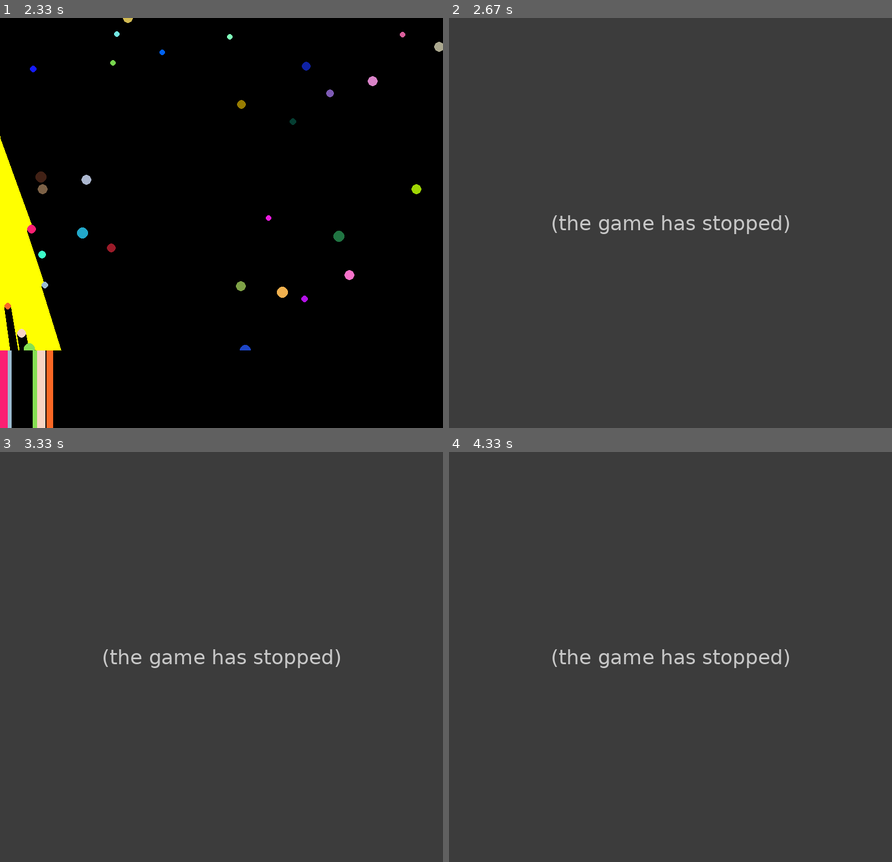
Above: before the commit, frames 1-4 (two rows, left to right).
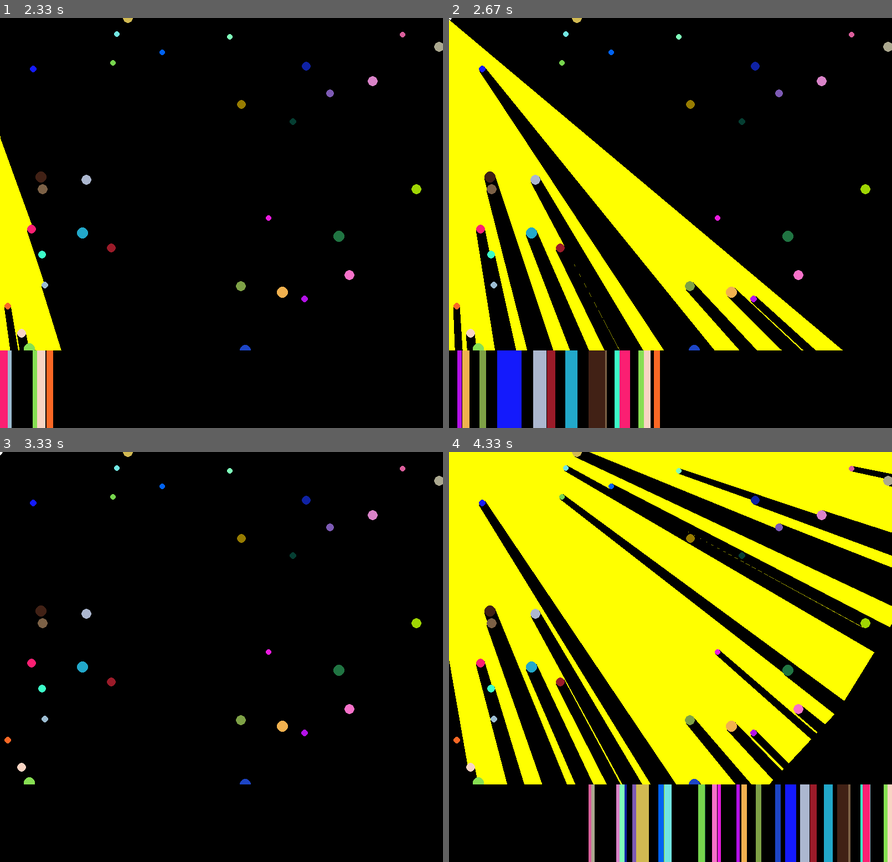
Above: after the commit, the same moments.

Repository: ZephyrSails/leben
Game: pygame game, started from game/main.py
The game is run twice, just before and just after one commit, with the same random seed, the same clock (stepped at 60 frames per second) and the same inputs.
Inputs:
- Up to frame 1 (2.33 s): hold Right 0.33-0.8 s; hold Up 0.83-1.13 s; hold Right 1.17-1.63 s; hold Left 1.67-2.2 s; hold Down from 2.23 s (still down)
- Up to frame 2 (2.67 s): release Down at 2.53 s; hold Esc from 2.57 s (still down); hold Left from 2.57 s (still down)
- Up to frame 3 (3.33 s): release Esc at 2.97 s; release Left at 2.97 s; hold Left from 3 s (still down)
- Up to frame 4 (4.33 s): release Left at 3.4 s; hold Up 3.43-3.8 s; hold Right from 3.83 s (still down)

Frame 1 is identical in both runs. In frame 2, 100% of the frame differs, in the area x 0-100%, y 0-100%; in frame 3, 100%; in frame 4, 100%.
Before the commit the program exited at 2.58 s; later frames show no game.

Commit message:
encapsulate leben game

Diff:
--- a/game/game.py
+++ /dev/null
@@ -1,51 +0,0 @@
-import sys
-import numpy as np
-import matplotlib.pyplot as plt
-from enum import Enum
-import math
-from leben import Leben, Move
-from matplotlib.patches import Wedge
-
-
-class LebenGame():
-    def __init__(self):
-        self.leben = Leben()
-
-    def move(self, move):
-        pass
-
-
-def press(event):
-    print('press', event.key)
-    sys.stdout.flush()
-    if event.key == 'Up':
-        visible = xl.get_visible()
-        xl.set_visible(not visible)
-        main.canvas.draw()
-    elif event.key == 'Down':
-        visible = xl.get_visible()
-        xl.set_visible(not visible)
-        main.canvas.draw()
-    elif event.key == 'Left':
-        visible = xl.get_visible()
-        xl.set_visible(not visible)
-        main.canvas.draw()
-    elif event.key == 'Right':
-        visible = xl.get_visible()
-        xl.set_visible(not visible)
-        main.canvas.draw()
-
-
-# Fixing random state for reproducibility
-np.random.seed(19680801)
-
-main, ax = plt.subplots()
-
-main.canvas.mpl_connect('key_press_event', press)
-
-ax.plot(np.random.rand(12), np.random.rand(12), 'go')
-xl = ax.set_xlabel('easy come, easy go')
-ax.set_title('Press a key')
-
-Wedge((x1, y1), r, t1, t2)
-plt.show()
--- a/game/leben.py
+++ b/game/leben.py
@@ -1,15 +1,7 @@
 import pygame
 import math
 from enum import Enum
-from pygame.locals import (
-    K_UP,
-    K_DOWN,
-    K_LEFT,
-    K_RIGHT,
-    K_ESCAPE,
-    KEYDOWN,
-    QUIT,
-)
+
 from radians_helper import (
     get_periphery_radians,
     regulate_radians,
@@ -18,7 +10,7 @@
 )
 
 
-class Move(Enum):
+class Action(Enum):
     F = 0  # move forward
     B = 1  # move backward
     L = 2  # turn left
@@ -76,24 +68,6 @@
 
         self.x_speed = self.speed * math.cos(self.dir_radians)
         self.y_speed = self.speed * math.sin(self.dir_radians)
-
-    def move(self, move):
-        if move == Move.F:
-            dx = int(self.x + self.x_speed) - int(self.x)
-            dy = int(self.y + self.y_speed) - int(self.y)
-            self.x += self.x_speed
-            self.y += self.y_speed
-            self.rect.move_ip(dx, dy)
-        if move == Move.B:
-            dx = int(self.x - self.x_speed) - int(self.x)
-            dy = int(self.y - self.y_speed) - int(self.y)
-            self.x -= self.x_speed
-            self.y -= self.y_speed
-            self.rect.move_ip(dx, dy)
-        if move == Move.L:
-            self.set_direction(self.dir_degree - self.turn_speed)
-        if move == Move.R:
-            self.set_direction(self.dir_degree + self.turn_speed)
 
     def draw_mouth_line(self, radians):
         pygame.draw.line(
@@ -218,15 +192,24 @@
             pygame.draw.line(self.vision_screen, color, (idx, 0),
                              (idx, height), 1)
 
-    def update(self, pressed_keys):
-        if pressed_keys[K_UP]:
-            self.move(Move.F)
-        if pressed_keys[K_DOWN]:
-            self.move(Move.B)
-        if pressed_keys[K_LEFT]:
-            self.move(Move.L)
-        if pressed_keys[K_RIGHT]:
-            self.move(Move.R)
+    def update(self, moves):
+        print(moves)
+        if Action.F in moves:
+            dx = int(self.x + self.x_speed) - int(self.x)
+            dy = int(self.y + self.y_speed) - int(self.y)
+            self.x += self.x_speed
+            self.y += self.y_speed
+            self.rect.move_ip(dx, dy)
+        if Action.B in moves:
+            dx = int(self.x - self.x_speed) - int(self.x)
+            dy = int(self.y - self.y_speed) - int(self.y)
+            self.x -= self.x_speed
+            self.y -= self.y_speed
+            self.rect.move_ip(dx, dy)
+        if Action.L in moves:
+            self.set_direction(self.dir_degree - self.turn_speed)
+        if Action.R in moves:
+            self.set_direction(self.dir_degree + self.turn_speed)
 
         self.update_vision()
 
--- a/game/main.py
+++ b/game/main.py
@@ -1,41 +1,46 @@
 from pflanze import Pflanze
-from leben import Leben
+from leben import Leben, Action
 from vision import Vision
 import pygame
 from pygame.locals import (
     K_ESCAPE,
     KEYDOWN,
     QUIT,
+    K_UP,
+    K_DOWN,
+    K_LEFT,
+    K_RIGHT,
 )
 
 
-def main():
-    SCREEN_WIDTH = 800
-    SCREEN_HEIGHT = 600
-    VISION_HEIGHT = 140
+class Game:
+    def __init__(self):
+        self.SCREEN_WIDTH = 800
+        self.SCREEN_HEIGHT = 600
+        self.VISION_HEIGHT = 140
 
-    pygame.init()
-    screen = pygame.display.set_mode((SCREEN_WIDTH,
-                                      SCREEN_HEIGHT + VISION_HEIGHT))
-    game_screen = pygame.Surface((SCREEN_WIDTH, SCREEN_HEIGHT))
-    vision_screen = pygame.Surface((SCREEN_WIDTH, VISION_HEIGHT))
+        pygame.init()
+        self.screen = pygame.display.set_mode(
+            (self.SCREEN_WIDTH, self.SCREEN_HEIGHT + self.VISION_HEIGHT))
+        self.game_screen = pygame.Surface((self.SCREEN_WIDTH,
+                                           self.SCREEN_HEIGHT))
+        self.vision_screen = pygame.Surface((self.SCREEN_WIDTH,
+                                             self.VISION_HEIGHT))
+        self.running = True
 
-    running = True
+        self.pflanzen = pygame.sprite.Group()
 
-    pflanzen = pygame.sprite.Group()
+        self.leben = Leben(self.game_screen, self.vision_screen, self.pflanzen)
+        self.leben_group = pygame.sprite.Group()
+        self.leben_group.add(self.leben)
 
-    leben = Leben(game_screen, vision_screen, pflanzen)
-    leben_group = pygame.sprite.Group()
-    leben_group.add(leben)
+        for _ in range(32):
+            self.add_pflanze()
 
-    def add_pflanze(pflanzen):
-        pflanze = Pflanze(SCREEN_WIDTH, SCREEN_HEIGHT)
-        pflanzen.add(pflanze)
+    def add_pflanze(self):
+        self.pflanzen.add(Pflanze(self.SCREEN_WIDTH, self.SCREEN_HEIGHT))
 
-    for _ in range(32):
-        add_pflanze(pflanzen)
-
-    while running:
+    def update(self, actions):
         for event in pygame.event.get():
             if event.type == KEYDOWN:
                 if event.key == K_ESCAPE:
@@ -43,26 +48,44 @@
             elif event.type == QUIT:
                 running = False
 
-        pressed_keys = pygame.key.get_pressed()
+        self.game_screen.fill((0, 0, 0))
+        self.leben.update(actions)
 
-        game_screen.fill((0, 0, 0))
-        leben.update(pressed_keys)
+        self.game_screen.blit(self.leben.surf, self.leben.rect)
 
-        game_screen.blit(leben.surf, leben.rect)
+        for pflanze in self.pflanzen:
+            self.game_screen.blit(pflanze.surf, pflanze.rect)
 
-        for pflanze in pflanzen:
-            game_screen.blit(pflanze.surf, pflanze.rect)
+        collide_group = pygame.sprite.groupcollide(self.leben_group,
+                                                   self.pflanzen, False, True)
+        for _ in range(len(collide_group)):
+            self.add_pflanze()
 
-        collide_group = pygame.sprite.groupcollide(leben_group, pflanzen,
-                                                   False, True)
-        for _ in range(len(collide_group)):
-            add_pflanze(pflanzen)
-
-        screen.blit(game_screen, (0, 0))
-        screen.blit(vision_screen, (0, SCREEN_HEIGHT))
+        self.screen.blit(self.game_screen, (0, 0))
+        self.screen.blit(self.vision_screen, (0, self.SCREEN_HEIGHT))
 
         pygame.display.flip()
 
 
+def pressed_keys_to_actions():
+    moves = set([])
+    pressed_keys = pygame.key.get_pressed()
+    if pressed_keys[K_UP]:
+        moves.add(Action.F)
+    if pressed_keys[K_DOWN]:
+        moves.add(Action.B)
+    if pressed_keys[K_LEFT]:
+        moves.add(Action.L)
+    if pressed_keys[K_RIGHT]:
+        moves.add(Action.R)
+    return moves
+
+
+def main():
+    game = Game()
+    while game.running:
+        game.update(pressed_keys_to_actions())
+
+
 if __name__ == "__main__":
     main()
--- /dev/null
+++ b/game/seele/reinforcement.py
@@ -0,0 +1,8 @@
+import torch
+from torch import nn
+
+
+class Reinforcement(nn.Module):
+    def __init__(self):
+        super(Reinforcement, self).__init__()
+        nn.Conv1d()
Empty file added: game/seele/random.py
